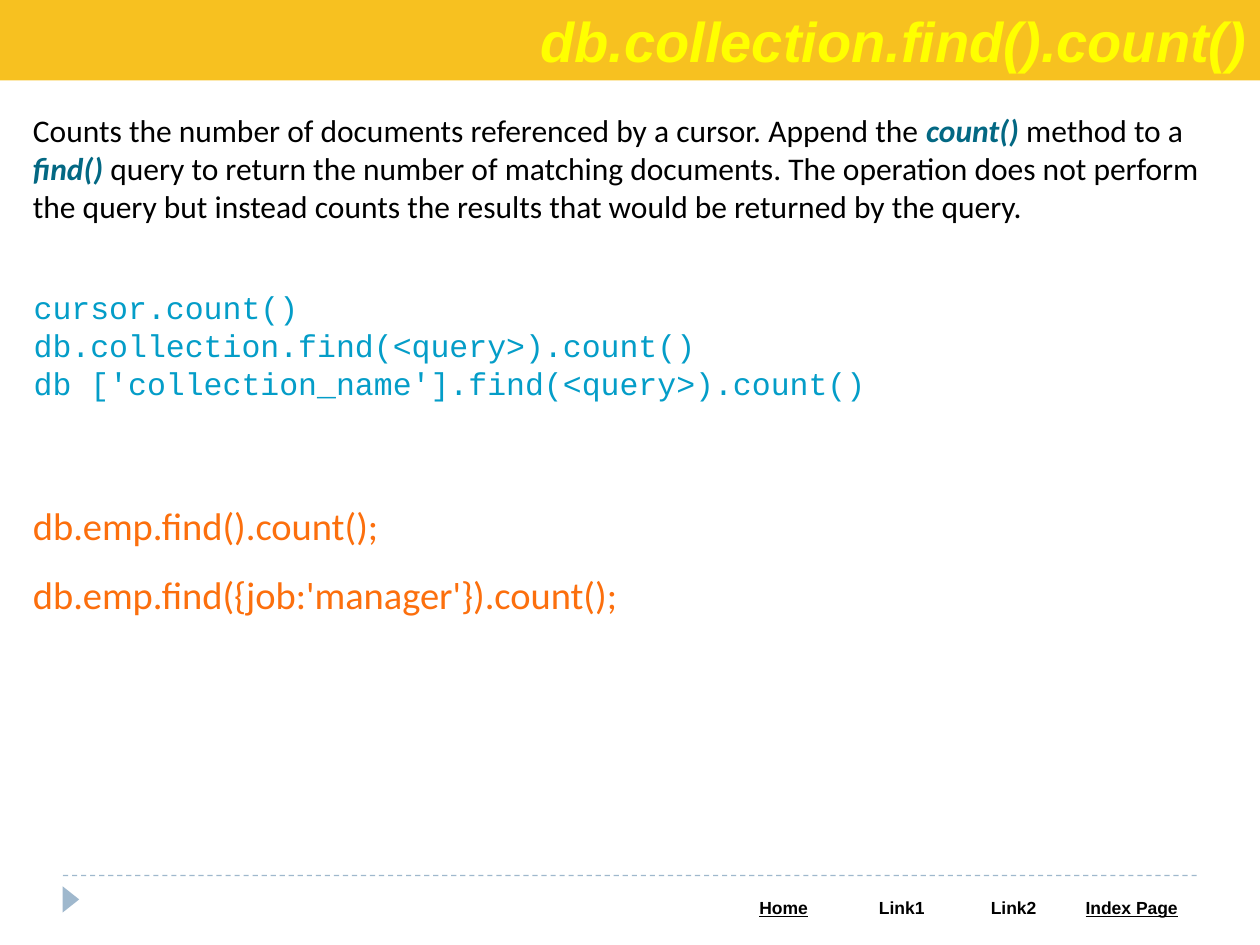
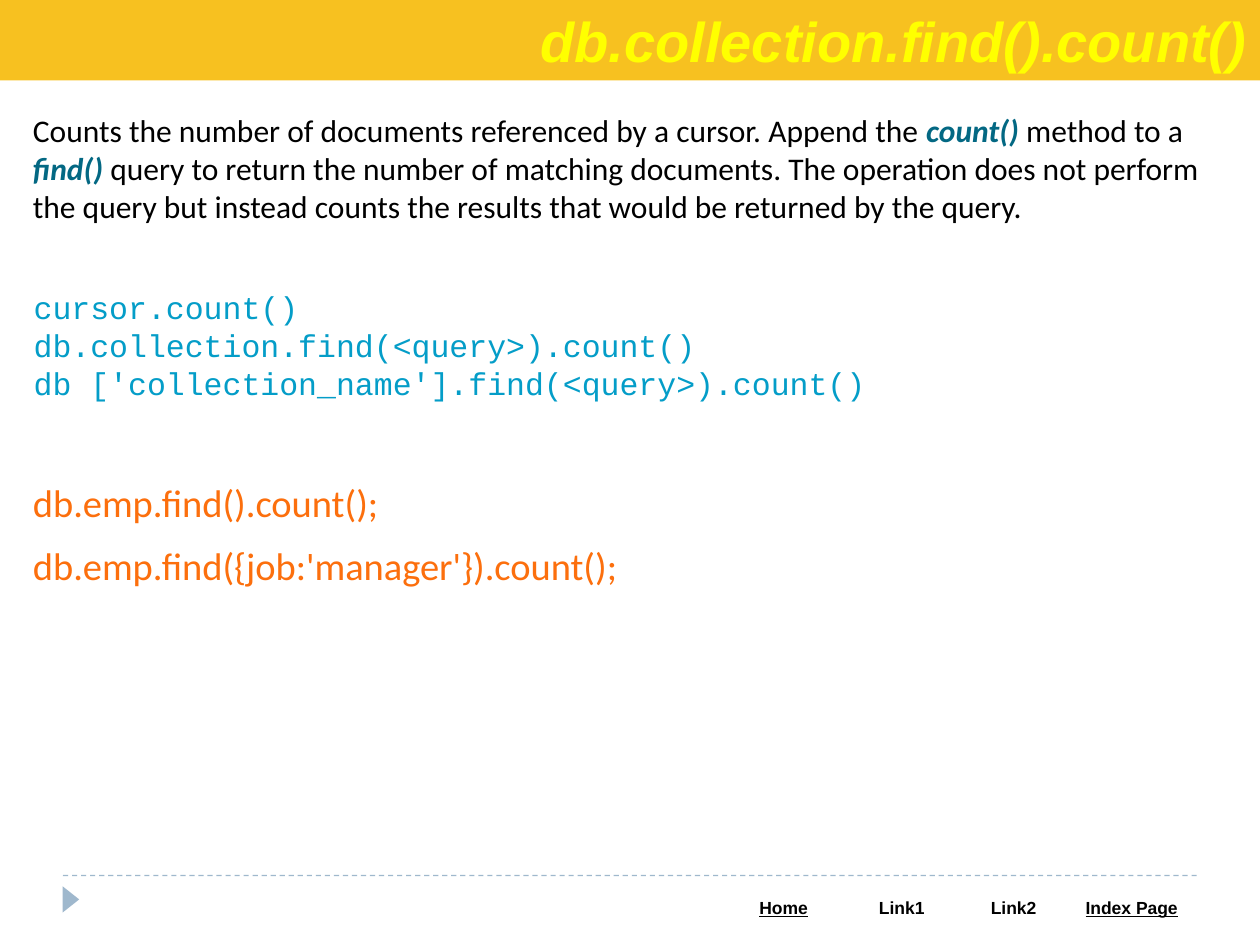
Before and after one commit to Saleel-Bagde/PPT-s, a slide deck: slide 34 of MongoDB.pptx. Drawn at 1260x945 pixels with LibreOffice and Linux fonts; fonts in the diff are those of the drawing. Boxes give left, top, right and bottom in pixels: in the first picture for what was removed or moved away, otherwise in the second. Text is boxed around its words. In the diff, an @@ line names an element or a change of style, - is before the commit and + after.

```diff
--- a/MongoDB.pptx
+++ b/MongoDB.pptx
@@ text "db.emp.find().count();" at bbox=[33, 489, 617, 587]: line spacing 1.5 to 1 @@
```
Also in this commit, not shown: 12 other slides changed.
